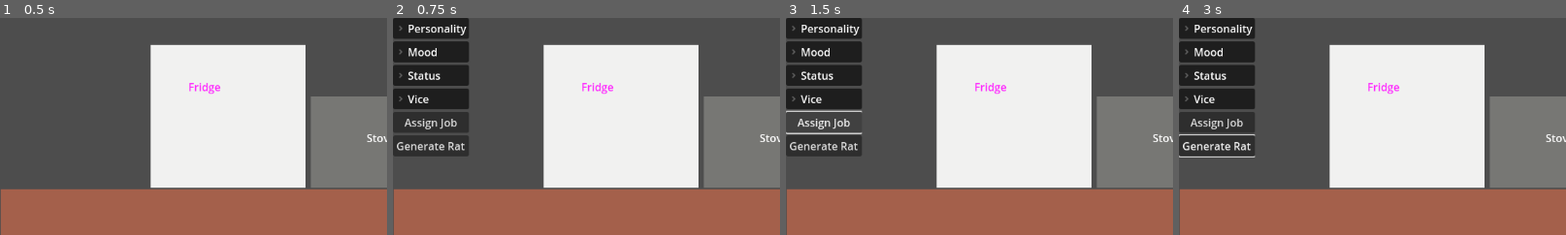
Above: before the commit, frames 1-4 (left to right).
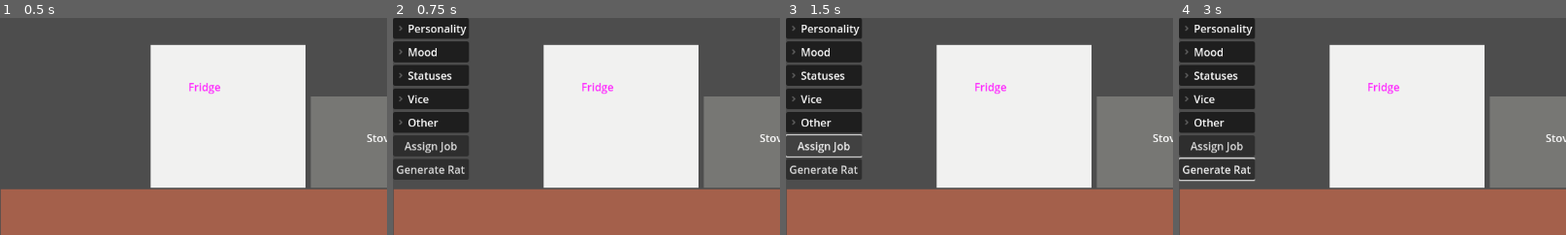
Above: after the commit, the same moments.

Repository: thorkellmani/ratbar
Game: Godot game, scene res://main.tscn
The game is run twice, just before and just after one commit, with the same random seed, the same clock (stepped at 60 frames per second) and the same inputs.
Inputs (mouse positions are % of the whole screen's width and height, from its top left):
- Up to frame 1 (0.5 s): no input
- Up to frame 2 (0.75 s): tap Enter at 0.5 s; move the mouse to (44, 81) at 0.52 s; hold D (move_right) from 0.53 s (still down); click (44, 81) at 0.67 s
- Up to frame 3 (1.5 s): release D (move_right) at 1.25 s; click "Assign Job" at 1.25 s
- Up to frame 4 (3 s): click "Generate Rat" at 2 s; tap Space at 2.75 s; move the mouse to (44, 81) at 2.77 s; hold S (move_down) from 2.78 s (still down); click (44, 81) at 2.92 s
The pictures show only the part of the screen within x 0-50%, y 0-50%; the shares and areas given below are measured in that part.

Frame 1 is identical in both runs. In frame 2, 2.6% of the frame differs, in the area x 0-20%, y 25-75%; in frame 3, 4.7%; in frame 4, 3.1%.

Commit message:
feat: debug panel done#

Diff:
--- a/debug/panel/debug_panel.gd
+++ b/debug/panel/debug_panel.gd
@@ -3,21 +3,11 @@
 signal assign_job_requested
 signal generate_rat_requested
 
-var stat_row := preload("res://debug/panel_row/debug_panel_stat_row.tscn")
 var action_row := preload("res://debug/panel_button/panel_button.tscn")
 
 var _rat: Rat
 
-var stat_groups := {
-	"Personality": {"accessor": "personality", "enum": RatConstants.TRAIT},
-	"Mood": {"accessor": "mood", "enum": RatConstants.MOOD},
-	"Status": {"accessor": "status", "enum": RatConstants.STATUS},
-	"Vice": {"accessor": "vice", "enum": RatConstants.VICE},
-}
-
 # Dictionary mapping stat keys to their corresponding LineEdit inputs.
-var _stat_inputs: Dictionary[String, LineEdit] = {}
-
 var actions := {
 	"ASSIGN_JOB": {
 		"label": "Assign Job",
@@ -29,25 +19,62 @@
 	},
 }
 
-func _make_stat_key(panel: String, stat: String) -> String:
-	return panel + '-' + stat
 
-# Called when the node enters the scene tree for the first time.
-func _ready() -> void:
-	for stat_group in stat_groups:
-		var ui_stat_group_container := FoldableContainer.new()
-		var vBox := VBoxContainer.new()
-		$Scroller/Panel.add_child(ui_stat_group_container)
-		ui_stat_group_container.title = stat_group
-		ui_stat_group_container.folded = true
-		ui_stat_group_container.add_child(vBox)
+# _rat of the moment of invocation, not initalization
+var debug_panel_structure: Dictionary[String, Callable] = {
+	"Personality": func():
+		var result := {}
+		for stat_name in _rat.personality.get_keys():
+			result[stat_name] = {
+				"get": func(): return _rat.personality.get(stat_name),
+				"set": func(value): _rat.personality.set(stat_name, value),
+			}
+		return result,
+	"Mood": func():
+		var result := {}
+		for stat_name in _rat.mood.get_keys():
+			result[stat_name] = {
+				"get": func(): return _rat.mood.get(stat_name),
+				"set": func(value): _rat.mood.set(stat_name, value),
+			}
+		return result,
+	"Statuses": func():
+		var result := {}
+		for stat_name in _rat.status.get_keys():
+			result[stat_name] = {
+				"get": func(): return _rat.status.get(stat_name),
+				"set": func(value): _rat.status.set(stat_name, value),
+			}
+		return result,
+	"Vice": func():
+		var result := {}
+		for stat_name in _rat.vice.get_keys():
+			result[stat_name] = {
+				"get": func(): return _rat.vice.get(stat_name),
+				"set": func(value): _rat.vice.set(stat_name, value),
+			}
+		return result,
+	"Other": func():
+		var result := {}
+		for key in _rat.other.get_keys():
+			result[key] = {
+				"get": func(): return _rat.other.get(key),
+				"set": func(value): _rat.other.set(key, value)
+			}
+		return result
+}
 
-		for stat in stat_groups[stat_group]["enum"]:
-			var ui_stat_row: DebugPanelStatRow =  stat_row.instantiate()
-			vBox.add_child(ui_stat_row)
-			var stat_key:= _make_stat_key(stat_groups[stat_group].accessor, stat)
-			_stat_inputs[stat_key] = ui_stat_row.value
-			ui_stat_row.label.text = stat
+
+func _initialize() -> void:
+	for group_name in debug_panel_structure:
+		var rat_stat_group = debug_panel_structure[group_name].call()
+		var debug_panel_group: DebugPanelGroup = DebugPanelGroup.new()
+		debug_panel_group.title = group_name
+		$Scroller/Panel.add_child(debug_panel_group)
+
+		for stat_name in rat_stat_group:
+			var group_functions: Dictionary = rat_stat_group[stat_name]
+			debug_panel_group.add_child_row(stat_name, group_functions["get"], group_functions["set"])
 
 	for action in actions:
 		var button: Button = action_row.instantiate()
@@ -57,18 +84,36 @@
 			actions[action].signal.emit()
 		)
 
+func _update() -> void:
+	for child in $Scroller/Panel.get_children():
+		if child is DebugPanelGroup:
+			child.update()
+
+func _connect_signals() -> void:
+	_rat.mood.stat_changed.connect(_update)
+	_rat.personality.stat_changed.connect(_update)
+	_rat.status.stat_changed.connect(_update)
+	_rat.vice.stat_changed.connect(_update)
+	_rat.job_skills.stat_changed.connect(_update)
+	_rat.other.stat_changed.connect(_update)
+
+func _disconnect_signals() -> void:
+	_rat.mood.stat_changed.disconnect(_update)
+	_rat.personality.stat_changed.disconnect(_update)
+	_rat.status.stat_changed.disconnect(_update)
+	_rat.vice.stat_changed.disconnect(_update)
+	_rat.job_skills.stat_changed.disconnect(_update)
+	_rat.other.stat_changed.disconnect(_update)
+
 func inspect_rat(rat: Rat) -> void:
-	_rat = rat
+	if !_rat:
+		_rat = rat
+		_initialize()
 
-	if !visible:
 		visible = true
+	else:
+		_disconnect_signals()
+		_rat = rat
 
+	_connect_signals()
 	_update()
-
-func _update() -> void:
-	for group in stat_groups:
-		var accessor: String = stat_groups[group]["accessor"]
-		var enum_dict: Dictionary = stat_groups[group]["enum"]
-		for stat in enum_dict:
-			var stat_key = _make_stat_key(accessor, stat)
-			_stat_inputs[stat_key].text = "%.0f" % _rat.get_stat(accessor, enum_dict[stat])
--- a/debug/panel/panel.gd
+++ /dev/null
@@ -1,11 +0,0 @@
-extends VBoxContainer
-
-
-# Called when the node enters the scene tree for the first time.
-func _ready() -> void:
-	pass # Replace with function body.
-
-
-# Called every frame. 'delta' is the elapsed time since the previous frame.
-func _process(delta: float) -> void:
-	pass
--- /dev/null
+++ b/debug/panel_group/panel_group.gd
@@ -0,0 +1,21 @@
+class_name DebugPanelGroup extends FoldableContainer
+
+var stat_row := preload("res://debug/panel_row/debug_panel_stat_row.tscn")
+
+@onready var _vbox: VBoxContainer = VBoxContainer.new()
+
+# Called when the node enters the scene tree for the first time.
+func _ready() -> void:
+	folded = true
+	add_child(_vbox)
+
+func add_child_row(label: String, getter: Callable, setter: Callable) -> void:
+	var input: DebugPanelStatRow =  stat_row.instantiate()
+	_vbox.add_child(input)
+	input.field_label.text = label
+	input.bind(getter, setter)
+
+func update() -> void:
+	for child in _vbox.get_children():
+		if child is DebugPanelStatRow:
+			child.update_field()
--- a/debug/panel_row/debug_panel_stat_row.gd
+++ b/debug/panel_row/debug_panel_stat_row.gd
@@ -1,5 +1,20 @@
-class_name DebugPanelStatRow
-extends VBoxContainer
+class_name DebugPanelStatRow extends VBoxContainer
 
-@onready var value: LineEdit = $Values/Value
-@onready var label: Label = $Values/Item
+@onready var field_value: LineEdit = $Values/Value
+@onready var field_label: Label = $Values/Item
+
+var _stat_getter: Callable
+var _stat_setter: Callable
+
+func bind(getter: Callable, setter: Callable) -> void:
+	_stat_getter = getter
+	_stat_setter = setter
+
+	#connect debug input update to update rat stat
+	field_value.text_submitted.connect(func(updated_value: String):
+		_stat_setter.call(updated_value.to_float())
+	)
+
+func update_field() -> void:
+	if _stat_getter is Callable and _stat_setter is Callable:
+		field_value.text =  "%.0f" % _stat_getter.call()
--- /dev/null
+++ b/entities/rat/generation_defaults.gd
@@ -0,0 +1,8 @@
+class_name GenerationDefaults extends Resource
+
+@export var personality_mean: RatPersonality
+@export var personality_deviation: RatPersonality
+@export var default_mood: RatMood
+@export var default_status: RatStatus
+@export var default_vice: RatVice
+@export var default_job_skills: RatJobSkills
--- /dev/null
+++ b/entities/rat/generation_defaults.tres
@@ -0,0 +1,53 @@
+[gd_resource type="Resource" script_class="GenerationDefaults" load_steps=13 format=3 uid="uid://cvabg7g65dos1"]
+
+[ext_resource type="Script" uid="uid://3uqidmh2xpcd" path="res://entities/rat/stats/job_skills.gd" id="1_0dd36"]
+[ext_resource type="Script" uid="uid://r3ooyry46w6v" path="res://entities/rat/generation_defaults.gd" id="1_47u75"]
+[ext_resource type="Script" uid="uid://c6qin4lc6t6ov" path="res://entities/rat/stats/mood.gd" id="1_es7xx"]
+[ext_resource type="Script" uid="uid://bolq1rktb5ass" path="res://entities/rat/stats/status.gd" id="2_faaie"]
+[ext_resource type="Script" uid="uid://dnqrttbiwpfp6" path="res://entities/rat/stats/vice.gd" id="3_0dd36"]
+[ext_resource type="Script" uid="uid://ccmu3ooi8jhst" path="res://entities/rat/stats/personality.gd" id="4_faaie"]
+
+[sub_resource type="Resource" id="Resource_a6dpk"]
+script = ExtResource("1_0dd36")
+metadata/_custom_type_script = "uid://3uqidmh2xpcd"
+
+[sub_resource type="Resource" id="Resource_n0kf3"]
+script = ExtResource("1_es7xx")
+metadata/_custom_type_script = "uid://c6qin4lc6t6ov"
+
+[sub_resource type="Resource" id="Resource_d823v"]
+script = ExtResource("2_faaie")
+health = 100.0
+metadata/_custom_type_script = "uid://bolq1rktb5ass"
+
+[sub_resource type="Resource" id="Resource_fbj1u"]
+script = ExtResource("3_0dd36")
+metadata/_custom_type_script = "uid://dnqrttbiwpfp6"
+
+[sub_resource type="Resource" id="Resource_0dd36"]
+script = ExtResource("4_faaie")
+greed = 35.0
+temper = 40.0
+socialness = 30.0
+ambition = 45.0
+laziness = 50.0
+metadata/_custom_type_script = "uid://ccmu3ooi8jhst"
+
+[sub_resource type="Resource" id="Resource_cp0j5"]
+script = ExtResource("4_faaie")
+greed = 40.0
+temper = 10.0
+socialness = 60.0
+ambition = -20.0
+laziness = 20.0
+metadata/_custom_type_script = "uid://ccmu3ooi8jhst"
+
+[resource]
+script = ExtResource("1_47u75")
+personality_mean = SubResource("Resource_cp0j5")
+personality_deviation = SubResource("Resource_0dd36")
+default_mood = SubResource("Resource_n0kf3")
+default_status = SubResource("Resource_d823v")
+default_vice = SubResource("Resource_fbj1u")
+default_job_skills = SubResource("Resource_a6dpk")
+metadata/_custom_type_script = "uid://r3ooyry46w6v"
--- a/entities/rat/rat.gd
+++ b/entities/rat/rat.gd
@@ -4,56 +4,73 @@
 
 signal rat_clicked(rat: Rat)
 
+const DEFAULT_VALUES := preload("res://entities/rat/generation_defaults.tres")
+
 #region Local variables
 var id: int
-var title: String
-var mood: Dictionary[RatConstants.MOOD, float] = {}
-var personality: Dictionary[RatConstants.TRAIT, float] = {}
-var status: Dictionary[RatConstants.STATUS, float] = {}
-var owner_relationship: float
-var currency: float
-var job_skills: Dictionary[JobConstants.JOB, float] = {}
-var vice: Dictionary[RatConstants.VICE, float] = {}
-var primary_vice: RatConstants.VICE
-var camaraderie: Dictionary[int, float] = {}
-var crisis_state: RatConstants.CRISIS_STATE
-var job_state: RatConstants.JOB_STATE
-var assigned_job: JobConstants.JOB
 
-var last_nutrition_source: int
-var last_stimulation_source: int
-var last_social_activity: int
-var last_social_partner_id: int
+var _title: String
+var _mood: RatMood
+var _personality: RatPersonality
+var _status: RatStatus
+var _vice: RatVice
+var _job_skills: RatJobSkills
+var _camaraderie: RatCamaraderie
+var _other: RatOther
+
+#TODO LATER
+#var last_nutrition_source: int = -1
+#var last_stimulation_source: int = -1
+#var last_social_activity: int = -1
+#var last_social_partner_id: int = -1
 #endregion
 
-#region Stat functions
+var personality: RatPersonality:
+	get: return _personality
 
-func get_stat(accessor: String, key: int) -> float:
-	var dict = get(accessor)
-	return dict[key] if dict else NAN
+var mood: RatMood:
+	get: return _mood
 
-func update_personality_trait(key: RatConstants.TRAIT, modifier: float) -> void:
-	personality[key] = clampf(personality[key] +  modifier, -100, 100)
+var status: RatStatus:
+	get: return _status
 
-func update_moodlet(key: RatConstants.MOOD, modifier: float) -> void:
-	mood[key] = clampf(mood[key] +  modifier, -100, 100)
+var vice: RatVice:
+	get: return _vice
 
-func update_vice(key: RatConstants.VICE, modifier: float) -> void:
-	vice[key] = clampf(vice[key] +  modifier, 0, 100)
+var job_skills: RatJobSkills:
+	get: return _job_skills
 
-func update_status(key: RatConstants.STATUS, modifier: float) -> void:
-	status[key] = clampf(status[key] +  modifier, 0, 100)
+var camaraderie: RatCamaraderie:
+	get: return _camaraderie
 
-func update_currency(modifier: float) -> void:
-	currency += modifier
-
-func update_owner_relationship(modifier: float) -> void:
-	owner_relationship = clampf(owner_relationship + modifier, -100, 100)
-
-func update_assigned_job(job: JobConstants.JOB) -> void:
-	assigned_job = job
+var other: RatOther:
+	get: return _other
 
 #endregion
+
+func _randomize_personality_trait(personality_trait: String) -> float:
+	return randfn(DEFAULT_VALUES.personality_mean.get(personality_trait), DEFAULT_VALUES.personality_deviation.get(personality_trait))
+
+func initialize(
+	idx: int,
+) -> void:
+	#could be optimized if needed
+	id = idx
+	_title = "Rat " + str(id)
+
+	_personality = RatPersonality.new()
+	_personality.greed = _randomize_personality_trait("greed")
+	_personality.temper = _randomize_personality_trait("temper")
+	_personality.socialness = _randomize_personality_trait("socialness")
+	_personality.ambition = _randomize_personality_trait("ambition")
+	_personality.laziness = _randomize_personality_trait("laziness")
+
+	_status = DEFAULT_VALUES.default_status.duplicate()
+	_vice = DEFAULT_VALUES.default_vice.duplicate()
+	_mood = DEFAULT_VALUES.default_mood.duplicate()
+	_job_skills = DEFAULT_VALUES.default_job_skills.duplicate()
+	_camaraderie = RatCamaraderie.new()
+	_other = RatOther.new()
 
 
 func _on_input_event(_viewport: Node, event: InputEvent, _shape_idx: int) -> void:
--- /dev/null
+++ b/entities/rat/rat_constants.gd
@@ -0,0 +1,7 @@
+extends Node
+
+class_name RatConstants
+
+enum CRISIS_STATE { UNAFFECTED, BURNOUT, REBELLION }
+enum STATUS { STRESS, HEALTH, INEBRIATION, RADICALIZATION, EXTRA_STRESS}
+enum JOB_STATE { PROCEEDING_TO_WORK, WORKING, PROCEEDING_TO_VICE, VICING, IDLE }
--- /dev/null
+++ b/entities/rat/stats/base_stat_group.gd
@@ -0,0 +1,9 @@
+class_name BaseStatGroup extends Resource
+
+signal stat_changed
+
+var _min: float
+var _max: float
+
+func _clamp_value(value: float) -> float:
+	return clampf(value, _min, _max)
--- /dev/null
+++ b/entities/rat/stats/camaraderie.gd
@@ -0,0 +1,21 @@
+class_name RatCamaraderie extends BaseStatGroup
+
+func _init() -> void:
+	_min = -100
+	_max = 100
+
+@export var camaraderie: Dictionary[int, float] = {}
+
+func add_relationship(ratId: int, value = 0.0) -> void:
+	camaraderie[ratId] = value
+	stat_changed.emit()
+
+func remove_relationship(ratId: int) -> void:
+	if ratId in camaraderie:
+		camaraderie.erase(ratId)
+		stat_changed.emit()
+
+func update_relationship(ratId: int, modifier: float) -> void:
+	if ratId in camaraderie:
+		camaraderie[ratId] = clamp(camaraderie[ratId] + modifier, _min, _max)
+		stat_changed.emit()
--- /dev/null
+++ b/entities/rat/stats/job_skills.gd
@@ -0,0 +1,40 @@
+class_name RatJobSkills extends BaseStatGroup
+
+func _init() -> void:
+	_min = 0
+	_max = 10
+
+@export var head_cook: float:
+	set(value):
+		head_cook = _clamp_value(value)
+		stat_changed.emit()
+
+@export var line_cook: float:
+	set(value):
+		line_cook = _clamp_value(value)
+		stat_changed.emit()
+
+@export var prep_cook: float:
+	set(value):
+		prep_cook = _clamp_value(value)
+		stat_changed.emit()
+
+@export var dishwasher: float:
+	set(value):
+		dishwasher = _clamp_value(value)
+		stat_changed.emit()
+
+@export var bartender: float:
+	set(value):
+		bartender = _clamp_value(value)
+		stat_changed.emit()
+
+
+func get_keys() -> Array[String]:
+	return [
+		"head_cook",
+		"line_cook",
+		"prep_cook",
+		"dishwasher",
+		"bartender",
+	]
--- /dev/null
+++ b/entities/rat/stats/mood.gd
@@ -0,0 +1,42 @@
+class_name RatMood extends BaseStatGroup
+
+func _init() -> void:
+	_min = -100
+	_max = 100
+
+@export var nutrition: float:
+	set(value):
+		nutrition = _clamp_value(value)
+		stat_changed.emit()
+
+@export var energy: float:
+	set(value):
+		energy = _clamp_value(value)
+		stat_changed.emit()
+
+
+@export var stimulation: float:
+	set(value):
+		stimulation = _clamp_value(value)
+		stat_changed.emit()
+
+
+@export var social: float:
+	set(value):
+		social = _clamp_value(value)
+		stat_changed.emit()
+
+
+@export var vice_satisfaction: float:
+	set(value):
+		vice_satisfaction = _clamp_value(value)
+		stat_changed.emit()
+
+func get_keys() -> Array[String]:
+	return [
+		"nutrition",
+		"energy",
+		"stimulation",
+		"social",
+		"vice_satisfaction",
+	]
--- /dev/null
+++ b/entities/rat/stats/other.gd
@@ -0,0 +1,35 @@
+class_name RatOther extends BaseStatGroup
+
+@export var owner_relationship: float:
+	set(value):
+		owner_relationship = clampf(value, -100, 100)
+		stat_changed.emit()
+
+@export var currency: float:
+	set(value):
+		currency = value
+		stat_changed.emit()
+
+@export var crisis_state: RatConstants.CRISIS_STATE = RatConstants.CRISIS_STATE.UNAFFECTED:
+	set(value):
+		crisis_state = value
+		stat_changed.emit()
+
+@export var job_state: RatConstants.JOB_STATE = RatConstants.JOB_STATE.IDLE:
+	set(value):
+		job_state = value
+		stat_changed.emit()
+
+@export var assigned_job: JobConstants.JOB = JobConstants.JOB.UNASSIGNED:
+	set(value):
+		assigned_job = value
+		stat_changed.emit()
+
+func get_keys() -> Array[String]:
+	return [
+		"owner_relationship",
+		"currency",
+		"crisis_state",
+		"job_state",
+		"assigned_job",
+	]
--- /dev/null
+++ b/entities/rat/stats/personality.gd
@@ -0,0 +1,42 @@
+class_name RatPersonality extends BaseStatGroup
+
+func _init() -> void:
+	_min = -100
+	_max = 100
+
+@export var greed: float:
+	set(value):
+		greed = _clamp_value(value)
+		stat_changed.emit()
+
+@export var temper: float:
+	set(value):
+		temper = _clamp_value(value)
+		stat_changed.emit()
+
+
+@export var socialness: float:
+	set(value):
+		socialness = _clamp_value(value)
+		stat_changed.emit()
+
+
+@export var ambition: float:
+	set(value):
+		ambition = _clamp_value(value)
+		stat_changed.emit()
+
+
+@export var laziness: float:
+	set(value):
+		laziness = _clamp_value(value)
+		stat_changed.emit()
+
+func get_keys() -> Array[String]:
+	return [
+		"greed",
+		"temper",
+		"socialness",
+		"ambition",
+		"laziness",
+	]
--- /dev/null
+++ b/entities/rat/stats/status.gd
@@ -0,0 +1,42 @@
+class_name RatStatus extends BaseStatGroup
+
+func _init() -> void:
+	_min = 0
+	_max = 100
+
+@export var stress: float:
+	set(value):
+		stress = _clamp_value(value)
+		stat_changed.emit()
+
+@export var health: float:
+	set(value):
+		health = _clamp_value(value)
+		stat_changed.emit()
+
+
+@export var inebriation: float:
+	set(value):
+		inebriation = _clamp_value(value)
+		stat_changed.emit()
+
+
+@export var radicalization: float:
+	set(value):
+		radicalization = _clamp_value(value)
+		stat_changed.emit()
+
+
+@export var extra_stress: float:
+	set(value):
+		extra_stress = _clamp_value(value)
+		stat_changed.emit()
+
+func get_keys() -> Array[String]:
+	return [
+		"stress",
+		"health",
+		"inebriation",
+		"radicalization",
+		"extra_stress",
+	]
--- /dev/null
+++ b/entities/rat/stats/vice.gd
@@ -0,0 +1,48 @@
+class_name RatVice  extends BaseStatGroup
+
+func _init() -> void:
+	_min = 0
+	_max = 100
+
+@export var smoking: float:
+	set(value):
+		smoking = _clamp_value(value)
+		stat_changed.emit()
+
+@export var drinking: float:
+	set(value):
+		drinking = _clamp_value(value)
+		stat_changed.emit()
+
+
+@export var drugs: float:
+	set(value):
+		drugs = _clamp_value(value)
+		stat_changed.emit()
+
+
+@export var sex: float:
+	set(value):
+		sex = _clamp_value(value)
+		stat_changed.emit()
+
+
+@export var gambling: float:
+	set(value):
+		gambling = _clamp_value(value)
+		stat_changed.emit()
+
+@export var fighting: float:
+	set(value):
+		fighting = _clamp_value(value)
+		stat_changed.emit()
+
+func get_keys() -> Array[String]:
+	return [
+		"smoking",
+		"drinking",
+		"drugs",
+		"sex",
+		"gambling",
+		"fighting",
+	]
--- a/main.gd
+++ b/main.gd
@@ -8,5 +8,7 @@
 		$DebugUI.assign_job_requested.connect($JobManager._on_assign_job_button_pressed)
 		$DebugUI.generate_rat_requested.connect($RatManager.generate_rat)
 
+	$RatManager.generate_rat()
+
 func _on_rat_clicked(rat: Rat) -> void:
 	$DebugUI.inspect_rat(rat)
--- a/managers/rat_manager/rat_constants.gd
+++ /dev/null
@@ -1,61 +0,0 @@
-extends Node
-
-class_name RatConstants
-
-#region default values
-const TRAIT_DEVIATION: Dictionary[TRAIT, float] = {
-	TRAIT.GREED: 35,
-	TRAIT.TEMPER: 40,
-	TRAIT.SOCIALNESS: 30,
-	TRAIT.AMBITION: 45,
-	TRAIT.LAZINESS: 50
-}
-const TRAIT_MEAN: Dictionary[TRAIT, float] = {
-	TRAIT.GREED: 40,
-	TRAIT.TEMPER: 10,
-	TRAIT.SOCIALNESS: 60,
-	TRAIT.AMBITION: -20,
-	TRAIT.LAZINESS: 20
-}
-const DEFAULT_MOOD: Dictionary[MOOD, float] = {
-	MOOD.NUTRITION: 0,
-	MOOD.ENERGY: 0,
-	MOOD.STIMULATION: 0,
-	MOOD.SOCIAL: 0,
-	MOOD.VICE_SATISFACTION: 0,
-}
-const DEFAULT_STATUS: Dictionary[STATUS, float] = {
-	STATUS.STRESS: 0,
-	STATUS.HEALTH: 100,
-	STATUS.INEBRIATION: 0,
-	STATUS.RADICALIZATION: 0,
-	STATUS.EXTRA_STRESS: 0,
-}
-const DEFAULT_JOB_SKILLS: Dictionary[JobConstants.JOB, float] = {
-	JobConstants.JOB.HEAD_COOK: 0,
-	JobConstants.JOB.LINE_COOK: 0,
-	JobConstants.JOB.PREP_COOK: 0,
-	JobConstants.JOB.DISHWASHER: 0,
-	JobConstants.JOB.BARTENDER: 0,
-}
-const DEFAULT_VICE: Dictionary[VICE, float] = {
-	VICE.SMOKING: 0,
-	VICE.DRINKING: 0,
-	VICE.DRUGS: 0,
-	VICE.SEX: 0,
-	VICE.GAMBLING: 0,
-	VICE.FIGHTING: 0,
-}
-
-
-#endregion
-
-#region mental statuses
-enum VICE { SMOKING, DRINKING, DRUGS, SEX, GAMBLING, FIGHTING }
-enum TRAIT { GREED, TEMPER, SOCIALNESS, AMBITION, LAZINESS }
-enum MOOD { NUTRITION, ENERGY, STIMULATION, SOCIAL, VICE_SATISFACTION }
-enum CRISIS_STATE { UNAFFECTED, BURNOUT, REBELLION }
-#endregion
-
-enum STATUS { STRESS, HEALTH, INEBRIATION, RADICALIZATION, EXTRA_STRESS}
-enum JOB_STATE { PROCEEDING_TO_WORK, WORKING, PROCEEDING_TO_VICE, VICING, IDLE }
--- a/managers/rat_manager/rat_manager.gd
+++ b/managers/rat_manager/rat_manager.gd
@@ -9,30 +9,11 @@
 
 func generate_rat() -> void:
 	var rat: Rat = rat_scene.instantiate()
-	rat.id = next_rat_id
-	rat.title = "Rat " + str(next_rat_id)
+
+	rat.initialize(next_rat_id)
 
 	next_rat_id += 1
 	rat.rat_clicked.connect( func(x: Rat): rat_clicked.emit(x))
-
-	for rat_trait in RatConstants.TRAIT.values():
-		rat.personality[rat_trait] = randfn(RatConstants.TRAIT_MEAN[rat_trait], RatConstants.TRAIT_DEVIATION[rat_trait])
-
-	rat.mood = RatConstants.DEFAULT_MOOD.duplicate()
-	rat.status = RatConstants.DEFAULT_STATUS.duplicate()
-	rat.job_skills = RatConstants.DEFAULT_JOB_SKILLS.duplicate()
-	rat.vice = RatConstants.DEFAULT_VICE.duplicate()
-	rat.primary_vice = RatConstants.VICE.values().pick_random()
-	rat.crisis_state = RatConstants.CRISIS_STATE.UNAFFECTED
-	rat.job_state = RatConstants.JOB_STATE.IDLE
-	rat.assigned_job = JobConstants.JOB.UNASSIGNED
-	rat.currency = 0
-	rat.owner_relationship = 0
-
-	rat.last_nutrition_source = -1
-	rat.last_stimulation_source = -1
-	rat.last_social_activity = -1
-	rat.last_social_partner_id = -1
 
 	add_child(rat)
 	rat.global_position = $RatGenerateMarker.global_position
Not shown, removed: debug/panel/panel.gd.uid
Not shown, added: debug/panel_group/panel_group.gd.uid
Not shown, added: entities/rat/generation_defaults.gd.uid
Renamed: managers/rat_manager/rat_constants.gd.uid -> entities/rat/rat_constants.gd.uid
Not shown, added: entities/rat/stats/base_stat_group.gd.uid
Not shown, added: entities/rat/stats/camaraderie.gd.uid
Not shown, added: entities/rat/stats/job_skills.gd.uid
Not shown, added: entities/rat/stats/mood.gd.uid
Not shown, added: entities/rat/stats/other.gd.uid
Not shown, added: entities/rat/stats/personality.gd.uid
Not shown, added: entities/rat/stats/status.gd.uid
Not shown, added: entities/rat/stats/vice.gd.uid
(and 1 more such lines)
